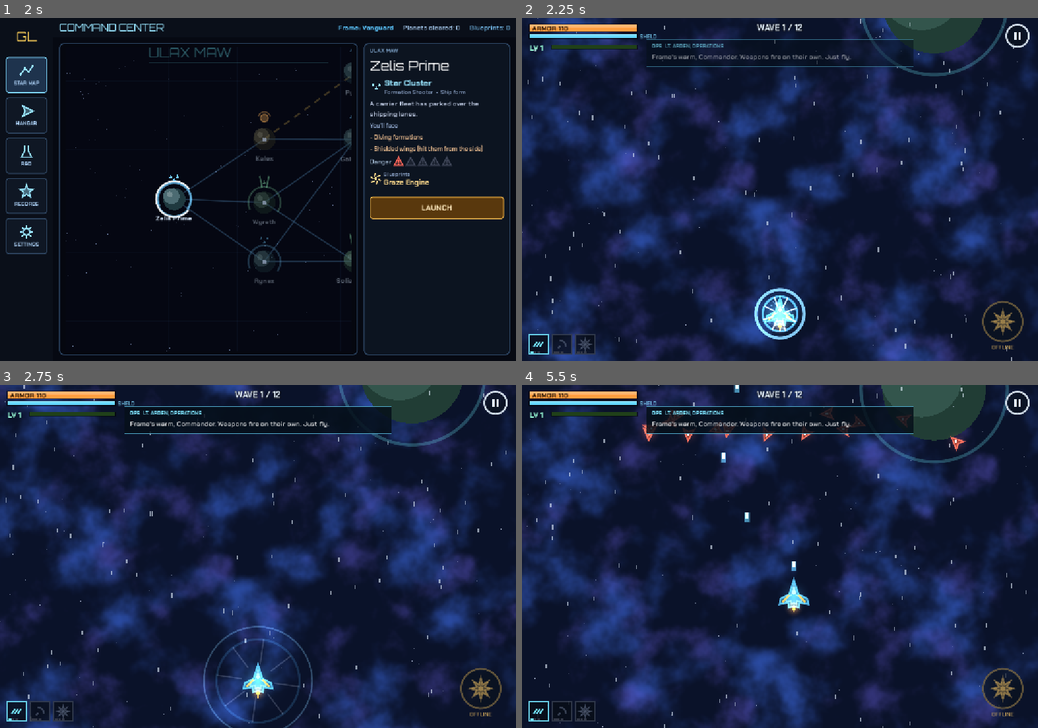
Above: before the commit, frames 1-4 (two rows, left to right).
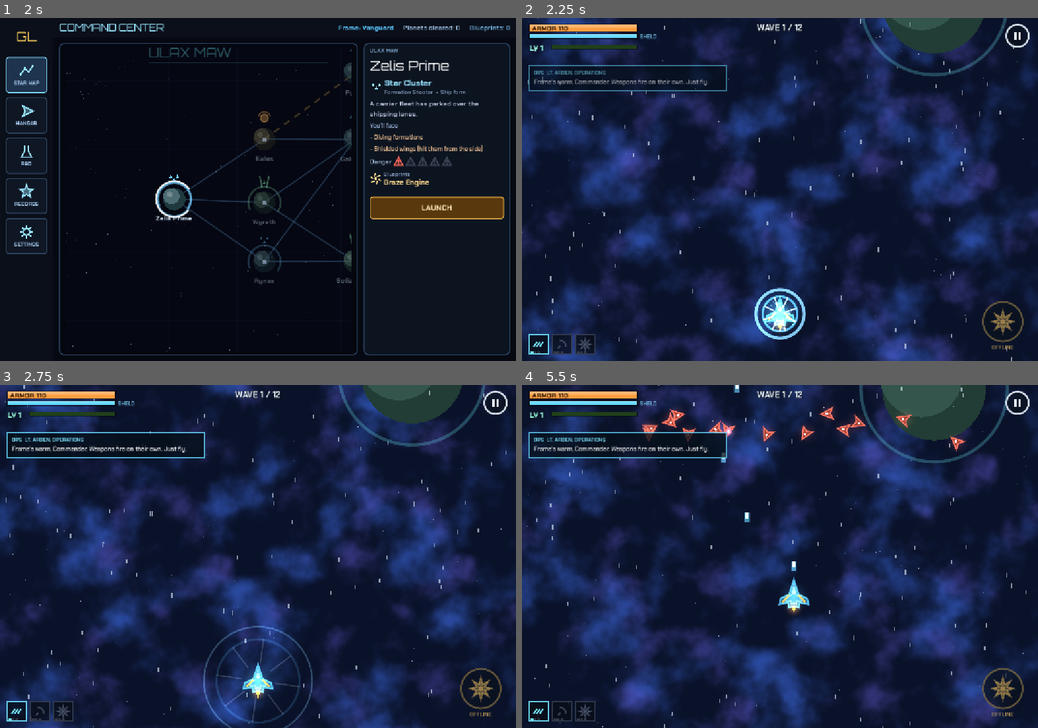
Above: after the commit, the same moments.

Repository: heromedel/Genre-Legends
Game: Godot game, scene res://scenes/main.tscn
Same seed, same stepped clock (60 frames per second), same inputs: the game is played once before the commit and once after it.
Inputs (mouse positions are in pixels of both pictures, inside the frame that each line leads up to):
- Up to frame 1 (2 s): tap Enter at 0.5 s; drag from (258, 189) to (309, 114) at 0.52 s; drag from (154, 206) to (232, 258) at 1.27 s
- Up to frame 2 (2.25 s): click "LAUNCH" at 2 s
- Up to frame 3 (2.75 s): no input
- Up to frame 4 (5.5 s): move the mouse to (831, 481) at 2.77 s; hold D (move_right) 2.78-3.5 s; tap Shift at 2.85 s; tap Space (special) at 3.05, 4.35 s; drag from (754, 625) to (625, 505) at 3.52 s; move the mouse to (934, 607) at 4.27 s; hold A (move_left) 4.28-5 s; drag from (625, 505) to (702, 470) at 5.02 s

Frame 1 is identical in both runs. In frame 2, 2.6% of the frame differs, in the area x 1-76%, y 6-22%; in frame 3, 3.9%; in frame 4, 5.0%.

Commit message:
WIP 0.2: first-impressions fixes, trench floor, fortress art, unified resonance wording, bot pathing
Co-Authored-By: Claude Opus 5.5 <noreply@anthropic.com>
Claude-Session: https://claude.ai/code/session_01TQ4qhv27AYaLAtPddeVQN1

Diff:
--- a/scripts/data/mission_data.gd
+++ b/scripts/data/mission_data.gd
@@ -40,7 +40,7 @@
 ## Each genre's own weight, found with the average-player bot: the shooters' open field is easy to dodge in,
 ## the corridor's walls and the planet's open swarm are not.
 const TYPE_DIFFICULTY := {
-	"star_cluster": {"damage": 1.2, "fire": 1.2},
+	"star_cluster": {"damage": 1.08, "fire": 1.08},
 	"corridor": {"damage": 0.75, "fire": 0.85},
 	"planet": {"damage": 0.85, "fire": 0.85},
 	"dungeon": {"damage": 1.0, "fire": 1.0},
--- a/scripts/data/radio.gd
+++ b/scripts/data/radio.gd
@@ -8,8 +8,6 @@
 
 ## The one line (or none) shown as a mission starts.
 static func mission_start_line(node: Dictionary, missions_flown: int) -> String:
-	if missions_flown == 0:
-		return "Frame's warm, Commander. Weapons fire on their own. Just fly."
 	match node.get("lesson", ""):
 		"needles":
 			return "Needle swarms out there. Our shields can't stop them, so keep moving."
@@ -19,6 +17,8 @@
 		return "Hazard route. Bring your best build, Commander."
 	if node.get("is_gate", false):
 		return "Break the gate and the next region opens up."
+	if missions_flown == 0:
+		return "Frame's warm, Commander. Weapons fire on their own. Just fly."
 	return ""
 
 
--- a/scripts/sim/stages/corridor_stage.gd
+++ b/scripts/sim/stages/corridor_stage.gd
@@ -15,6 +15,7 @@
 var gates: Array = []               # {y, zone, period, timer}
 var scrape_timer := 0.0
 var corridor_seed := 0.0
+var fortress_skipped := false
 
 
 func stage_name() -> String:
@@ -95,7 +96,7 @@
 		return
 	if mission.state != "play":
 		return
-	if miniboss == null and distance >= FORTRESS_AT:
+	if miniboss == null and distance >= FORTRESS_AT and not fortress_skipped:
 		start_miniboss(TurretFortress.new(world))
 	if miniboss_active():
 		return
@@ -168,6 +169,7 @@
 
 func debug_skip_to_boss() -> void:
 	distance = LENGTH + 480.0
+	fortress_skipped = true
 	for enemy: Enemy in world.enemies:
 		enemy.dead = true
 
--- a/scripts/sim/stages/planet_stage.gd
+++ b/scripts/sim/stages/planet_stage.gd
@@ -9,7 +9,7 @@
 
 var camps: Array = []           # {pos, nest_id}
 var rocks: Array = []           # Rect2 cover; also the art's rock list
-var roam_timer := 4.0
+var roam_timer := 1.5
 var objective_ids: Array = []
 var roster: Dictionary
 
--- a/scripts/sim/upgrade_offers.gd
+++ b/scripts/sim/upgrade_offers.gd
@@ -129,13 +129,14 @@
 			if after >= threshold:
 				tier_after += 1
 		var name: String = UpgradeData.RESONANCE[element]["name"]
+		# One format everywhere (cards, Build screen, HUD): "<points>/<next threshold> to tier <n>".
 		if tier_after > tier_before:
 			var tier: Array = UpgradeData.RESONANCE[element]["tiers"][tier_after - 1]
-			card["synergy"] = "Unlocks %s Resonance %s: %s" % [name, ROMAN[tier_after], tier[0]]
+			card["synergy"] = "Unlocks %s tier %s: %s" % [name, ROMAN[tier_after], tier[0]]
 		elif tier_after < UpgradeData.RESONANCE_THRESHOLDS.size():
-			card["synergy"] = "+%d %s  (%d/%d)" % [points, name, after, UpgradeData.RESONANCE_THRESHOLDS[tier_after]]
+			card["synergy"] = "+%d %s: %d/%d to tier %s" % [points, name, after, UpgradeData.RESONANCE_THRESHOLDS[tier_after], ROMAN[tier_after + 1]]
 		else:
-			card["synergy"] = "+%d %s (maxed)" % [points, name]
+			card["synergy"] = "+%d %s (all tiers unlocked)" % [points, name]
 	if card["tech"] != "":
 		for fusion_id in UpgradeData.FUSIONS:
 			var needs: Array = UpgradeData.FUSIONS[fusion_id]["needs"]
--- a/scripts/sim/world.gd
+++ b/scripts/sim/world.gd
@@ -457,7 +457,7 @@
 					continue
 				shot.dead = true
 				enemy_shot(shot.pos, (player.pos - shot.pos).angle() + rng.randf_range(-0.2, 0.2), 320.0,
-					{"damage": 6.0, "radius": 5.0, "color": Color(0.8, 0.95, 1.0)})
+					{"damage": 6.0, "radius": 5.0, "color": Color(1.0, 0.55, 0.85)})
 				emit("spark", {"pos": shot.pos, "color": Color(0.85, 0.95, 1.0), "blocked": true})
 				break
 			if enemy.front_shield and _hits_front(enemy, shot) and shot.splash <= 0.0:
--- a/scripts/view/background_art.gd
+++ b/scripts/view/background_art.gd
@@ -89,6 +89,25 @@
 
 
 # ---------------------------------------------------------------- corridor
+
+## The trench floor: dark plating rushing past, lane chevrons and glowing seams, so it reads as the
+## inside of something huge rather than open space.
+func draw_corridor_floor(ci: CanvasItem, view: Rect2, stage: CorridorStage, time: float) -> void:
+	ci.draw_rect(view, Color(0.06, 0.07, 0.1))
+	var accent: Color = palette["accent"]
+	var offset := fposmod(stage.distance, 80.0)
+	var y := view.position.y - 80.0 + offset
+	var row := int(stage.distance / 80.0)
+	while y < view.end.y:
+		ci.draw_line(Vector2(view.position.x, y), Vector2(view.end.x, y), Color(0.11, 0.13, 0.18), 2.0)
+		var center := (stage.left_edge(y) + stage.right_edge(y)) * 0.5
+		# Chevrons down the middle lane point the way.
+		ci.draw_polyline(PackedVector2Array([Vector2(center - 26, y + 52), Vector2(center, y + 30), Vector2(center + 26, y + 52)]), Color(0.16, 0.2, 0.28), 4.0)
+		# Every few rows, a glowing seam.
+		if (row - int((y - view.position.y) / 80.0)) % 4 == 0:
+			ci.draw_line(Vector2(stage.left_edge(y), y + 40), Vector2(stage.right_edge(y), y + 40), Art.with_alpha(accent, 0.18 + 0.08 * sin(time * 3.0)), 3.0)
+		y += 80.0
+
 
 func draw_corridor_walls(ci: CanvasItem, stage: CorridorStage, time: float) -> void:
 	var metal := Color(0.16, 0.18, 0.24)
--- a/scripts/view/boss_art.gd
+++ b/scripts/view/boss_art.gd
@@ -28,7 +28,7 @@
 
 
 static func _flash(part: Enemy, color: Color) -> Color:
-	return Color.WHITE if part != null and part.flash > 0.0 else color
+	return color.lerp(Color.WHITE, 0.45) if part != null and part.flash > 0.0 else color
 
 
 static func _hive_carrier(ci: CanvasItem, boss: BossBase, time: float) -> void:
@@ -225,12 +225,27 @@
 
 static func _turret_fortress(ci: CanvasItem, boss: BossBase, time: float) -> void:
 	var o := boss.origin
-	var wall := Rect2(o + Vector2(-420, -50), Vector2(840, 90))
-	ci.draw_rect(wall, Color(0.2, 0.17, 0.14))
+	var wall := Rect2(o + Vector2(-440, -70), Vector2(880, 120))
+	ci.draw_rect(Rect2(wall.position + Vector2(0, 10), wall.size), Color(0, 0, 0, 0.4))
+	ci.draw_rect(wall, Color(0.22, 0.2, 0.18))
+	# Armor plates with rivets.
+	for i in 8:
+		var plate := Rect2(wall.position + Vector2(8 + i * 108, 8), Vector2(100, 54))
+		ci.draw_rect(plate, Color(0.3, 0.27, 0.23))
+		ci.draw_rect(plate, Color(0.45, 0.4, 0.33), false, 2.0)
+		for corner in [Vector2(6, 6), Vector2(94, 6), Vector2(6, 48), Vector2(94, 48)]:
+			ci.draw_circle(plate.position + corner, 2.5, Color(0.6, 0.55, 0.45))
+	# Hazard band along the bottom edge, and warning lights that blink.
+	var band := Rect2(wall.position + Vector2(0, 70), Vector2(wall.size.x, 30))
+	ci.draw_rect(band, Color(0.15, 0.12, 0.05))
+	for i in 20:
+		var x := band.position.x + i * 46
+		ci.draw_colored_polygon(PackedVector2Array([Vector2(x, band.end.y), Vector2(x + 18, band.position.y), Vector2(x + 36, band.position.y), Vector2(x + 18, band.end.y)]), Color(1, 0.75, 0.15, 0.85))
+	for i in 4:
+		var light := wall.position + Vector2(60 + i * 254, -4)
+		var on := int(time * 3.0 + i) % 2 == 0
+		ci.draw_circle(light, 6.0, Color(1, 0.3, 0.2) if on else Color(0.35, 0.1, 0.08))
 	ci.draw_rect(wall, Color(1, 0.65, 0.3), false, 3.0)
-	for i in 14:
-		var x := wall.position.x + 20 + i * 58
-		ci.draw_line(Vector2(x, wall.position.y + 6), Vector2(x + 20, wall.end.y - 6), Color(1, 0.75, 0.2, 0.55), 6.0)
 	for i in 3:
 		var turret := boss.part_named("turret%d" % i)
 		if turret == null or turret.dead:
--- a/scripts/view/build_panel.gd
+++ b/scripts/view/build_panel.gd
@@ -20,7 +20,7 @@
 	column.add_theme_constant_override("separation", 6)
 	scroll.add_child(column)
 	column.add_child(UiKit.label("YOUR BUILD", 22, Color(0.6, 0.9, 1.0), "title"))
-	column.add_child(UiKit.label("Level %d   •   Rerolls left: %d" % [run.level, run.rerolls], 14, Color(0.7, 0.8, 0.92)))
+	column.add_child(UiKit.label("Mission level %d   •   Rerolls left: %d" % [run.level, run.rerolls], 15, Color(0.7, 0.8, 0.92)))
 	_tech_section(column, run)
 	_resonance_section(column, run)
 	_fusion_section(column, run)
@@ -50,31 +50,35 @@
 		if level == 0:
 			next = "Offline. A level-up or crate brings it online."
 		elif level >= cap:
-			next = "At its cap (Mk %d). Raise its Mk in R&D to go further." % int(run.tech_mk.get(tech_id, 1)) if cap < TechData.MAX_LEVEL else "Maxed."
+			next = "Capped by Mk %d (raise it in R&D)" % int(run.tech_mk.get(tech_id, 1)) if cap < TechData.MAX_LEVEL else "Maxed"
 		elif level + 1 == TechData.FORK_LEVEL and fork == "":
 			next = "Next: choose a path, %s or %s." % [tech["forks"]["a"]["name"], tech["forks"]["b"]["name"]]
 		else:
 			next = "Next: %s" % TechData.level_text(tech_id, level + 1)
-		text.add_child(UiKit.wrapped(next, 13, Color(0.7, 0.8, 0.9)))
+		text.add_child(UiKit.wrapped(next, 14, Color(0.7, 0.8, 0.9)))
 		row.add_child(text)
 		column.add_child(row)
 
 
 static func _resonance_section(column: VBoxContainer, run: RunState) -> void:
-	column.add_child(UiKit.label("RESONANCE", 15, Art.GOLD, "bold"))
+	column.add_child(UiKit.label("RESONANCE (levels of one element add up)", 15, Art.GOLD, "bold"))
 	for element in UpgradeData.ELEMENTS:
 		var info: Dictionary = UpgradeData.RESONANCE[element]
 		var points := run.resonance_points(element)
 		var tier := run.resonance_tier(element)
 		var color: Color = ELEMENT_COLORS[element]
 		var thresholds: Array = UpgradeData.RESONANCE_THRESHOLDS
-		var progress := "maxed" if tier >= thresholds.size() else "%d/%d to tier %d" % [points, thresholds[tier], tier + 1]
-		column.add_child(UiKit.label("%s  tier %d/%d   (%s)" % [info["name"], tier, thresholds.size(), progress], 15, color if points > 0 else Color(0.5, 0.55, 0.65), "bold"))
-		for i in thresholds.size():
+		if points <= 0:
+			continue
+		var progress := "all tiers unlocked" if tier >= thresholds.size() else "%d/%d to tier %s" % [points, thresholds[tier], UpgradeOffers.ROMAN[tier + 1]]
+		column.add_child(UiKit.label("%s   %s" % [info["name"], progress], 16, color, "bold"))
+		# Only what's active now, and the very next thing to aim for.
+		for i in tier:
 			var entry: Array = info["tiers"][i]
-			var unlocked := i < tier
-			var line := UiKit.wrapped("%s  %s: %s" % ["ON" if unlocked else "--", entry[0], entry[1]], 12, color if unlocked else Color(0.5, 0.55, 0.65))
-			column.add_child(line)
+			column.add_child(UiKit.wrapped("Active: %s, %s" % [entry[0], entry[1].to_lower()], 14, color))
+		if tier < thresholds.size():
+			var upcoming: Array = info["tiers"][tier]
+			column.add_child(UiKit.wrapped("Next: %s, %s" % [upcoming[0], upcoming[1].to_lower()], 14, Color(0.62, 0.68, 0.78)))
 
 
 static func _fusion_section(column: VBoxContainer, run: RunState) -> void:
--- a/scripts/view/hud.gd
+++ b/scripts/view/hud.gd
@@ -48,7 +48,7 @@
 ## One short line from the operations officer, shown for a few seconds (GDD 9E).
 func show_radio(text: String) -> void:
 	radio_text = text
-	radio_time = 5.0
+	radio_time = 3.8
 
 
 func show_warning(boss_name: String, title: String) -> void:
@@ -76,7 +76,7 @@
 		banner_time -= delta
 	elif not banners.is_empty():
 		current_banner = banners.pop_front()
-		banner_time = 1.5
+		banner_time = 1.2
 	else:
 		current_banner = {}
 	queue_redraw()
@@ -237,16 +237,16 @@
 	if current_banner.is_empty():
 		return
 	var color: Color = STYLE_COLORS.get(current_banner["style"], Color.WHITE)
-	var t := 1.5 - banner_time
+	var t := 1.2 - banner_time
 	var slide := ease(clampf(t / 0.2, 0.0, 1.0), 0.3)
 	var fade := clampf(banner_time / 0.3, 0.0, 1.0)
-	var y := screen.y * 0.2
-	var band := Rect2(Vector2(0, y - 32), Vector2(screen.x, 46))
+	var y := 86.0
+	var band := Rect2(Vector2(0, y - 26), Vector2(screen.x, 36))
 	draw_rect(band, Color(0, 0, 0, 0.62 * fade))
 	draw_line(band.position, band.position + Vector2(screen.x * slide, 0), Art.with_alpha(color, fade), 2.0)
 	draw_line(band.end - Vector2(screen.x * slide, 0), band.end, Art.with_alpha(color, fade), 2.0)
-	draw_string_outline(font_title, Vector2(0, y + 4), current_banner["text"], HORIZONTAL_ALIGNMENT_CENTER, screen.x, 24, 9, Color(0, 0, 0, fade))
-	draw_string(font_title, Vector2(0, y + 4), current_banner["text"], HORIZONTAL_ALIGNMENT_CENTER, screen.x, 24, Art.with_alpha(color.lightened(0.35), fade))
+	draw_string_outline(font_title, Vector2(0, y), current_banner["text"], HORIZONTAL_ALIGNMENT_CENTER, screen.x, 19, 8, Color(0, 0, 0, fade))
+	draw_string(font_title, Vector2(0, y), current_banner["text"], HORIZONTAL_ALIGNMENT_CENTER, screen.x, 19, Art.with_alpha(color.lightened(0.35), fade))
 
 
 ## The shooter-genre boss intro: flashing red WARNING with hazard stripes and the boss's name.
@@ -272,13 +272,13 @@
 func _draw_radio(screen: Vector2) -> void:
 	if radio_time <= 0.0:
 		return
-	var fade := clampf(radio_time / 0.4, 0.0, 1.0) * clampf((5.0 - radio_time) / 0.3, 0.0, 1.0)
-	var width := minf(screen.x * 0.6, 620.0)
-	var box := Rect2(Vector2((screen.x - width) * 0.5, 50), Vector2(width, 64))
+	var fade := clampf(radio_time / 0.4, 0.0, 1.0) * clampf((3.8 - radio_time) / 0.3, 0.0, 1.0)
+	var width := minf(screen.x * 0.42, 460.0)
+	var box := Rect2(Vector2(16, 112), Vector2(width, 58))
 	draw_rect(box, Color(0.02, 0.06, 0.1, 0.85 * fade))
 	draw_rect(box, Color(0.4, 0.85, 1.0, 0.8 * fade), false, 2.0)
 	draw_string(font_bold, box.position + Vector2(12, 20), "OPS  " + Radio.OFFICER.to_upper(), HORIZONTAL_ALIGNMENT_LEFT, -1, 12, Color(0.5, 0.9, 1.0, fade))
-	draw_string(font_body, box.position + Vector2(12, 46), radio_text, HORIZONTAL_ALIGNMENT_LEFT, width - 24, 16, Color(1, 1, 1, fade))
+	draw_string(font_body, box.position + Vector2(12, 42), radio_text, HORIZONTAL_ALIGNMENT_LEFT, width - 24, 14, Color(1, 1, 1, fade))
 
 
 func _draw_vignette(screen: Vector2) -> void:
--- a/scripts/view/mission_view.gd
+++ b/scripts/view/mission_view.gd
@@ -306,7 +306,7 @@
 			background.draw_space(ci, view, (stage as StarClusterStage).scroll * 4.0, time)
 		"corridor":
 			var corridor := stage as CorridorStage
-			background.draw_space(ci, view, corridor.distance, time, false)
+			background.draw_corridor_floor(ci, view, corridor, time)
 			background.draw_corridor_walls(ci, corridor, time)
 		"planet":
 			background.draw_planet(ci, view, mission.world, time)
--- a/scripts/view/overlays.gd
+++ b/scripts/view/overlays.gd
@@ -84,7 +84,7 @@
 		var element: String = card.get("element", "")
 		if element != "":
 			var chip_color: Color = BuildPanel.ELEMENT_COLORS[element]
-			draw_string(UiKit.font("bold"), Vector2(0, 24 + lift), element.to_upper(), HORIZONTAL_ALIGNMENT_RIGHT, size.x - 10, 11, Art.with_alpha(chip_color, appear))
+			draw_string(UiKit.font("bold"), Vector2(0, 26 + lift), element.to_upper(), HORIZONTAL_ALIGNMENT_RIGHT, size.x - 10, 14, Art.with_alpha(chip_color, appear))
 		draw_string(UiKit.font("bold"), Vector2(0, 130 + lift), kind_text, HORIZONTAL_ALIGNMENT_CENTER, size.x, 13, Art.with_alpha(rarity, appear))
 		_draw_wrapped(UiKit.font("bold"), card["title"], Vector2(14, 158 + lift), size.x - 28, 19, Art.with_alpha(Color(1, 1, 1), appear))
 		_draw_wrapped(UiKit.font("body"), card["text"], Vector2(14, 214 + lift), size.x - 28, 15, Art.with_alpha(Color(0.75, 0.85, 0.95), appear))
--- a/scripts/view/shot_art.gd
+++ b/scripts/view/shot_art.gd
@@ -60,9 +60,10 @@
 ## Enemy bullets, drawn on the normal layer with a glow underneath.
 static func draw_enemy_shot(ci: CanvasItem, shot: Shot, time: float) -> void:
 	if shot.look == "needle":
-		var tail := shot.pos - shot.vel.normalized() * 12.0
-		ci.draw_line(tail, shot.pos, shot.color, 3.0, true)
-		ci.draw_circle(shot.pos, 2.0, Color(1, 1, 0.9))
+		var tail := shot.pos - shot.vel.normalized() * 20.0
+		ci.draw_line(tail, shot.pos, Art.with_alpha(shot.color, 0.5), 7.0, true)
+		ci.draw_line(tail, shot.pos, Color(1, 1, 0.75), 2.5, true)
+		ci.draw_circle(shot.pos, 3.0, Color(1, 1, 0.9))
 		return
 	if shot.look == "mine":
 		ci.draw_set_transform(shot.pos, time * 3.0, Vector2.ONE)
--- a/tests/bot_pilot.gd
+++ b/tests/bot_pilot.gd
@@ -157,7 +157,16 @@
 		if target != null:
 			# No clear line of fire? Walk toward it; the wall-avoidance steers around the block.
 			if not _clear_line(player.pos, target.pos):
-				return target.pos
+				var best := target.pos
+				var best_distance := INF
+				for i in 8:
+					var spot := target.pos + Vector2.from_angle(TAU * i / 8.0) * 230.0
+					if mission.world.point_in_wall(spot) or not _clear_line(spot, target.pos):
+						continue
+					if spot.distance_to(player.pos) < best_distance:
+						best_distance = spot.distance_to(player.pos)
+						best = spot
+				return best
 			return target.pos + (player.pos - target.pos).normalized() * 230.0
 		for enemy: Enemy in mission.world.enemies:
 			if enemy.brain == "mimic" and enemy.state == 0:
